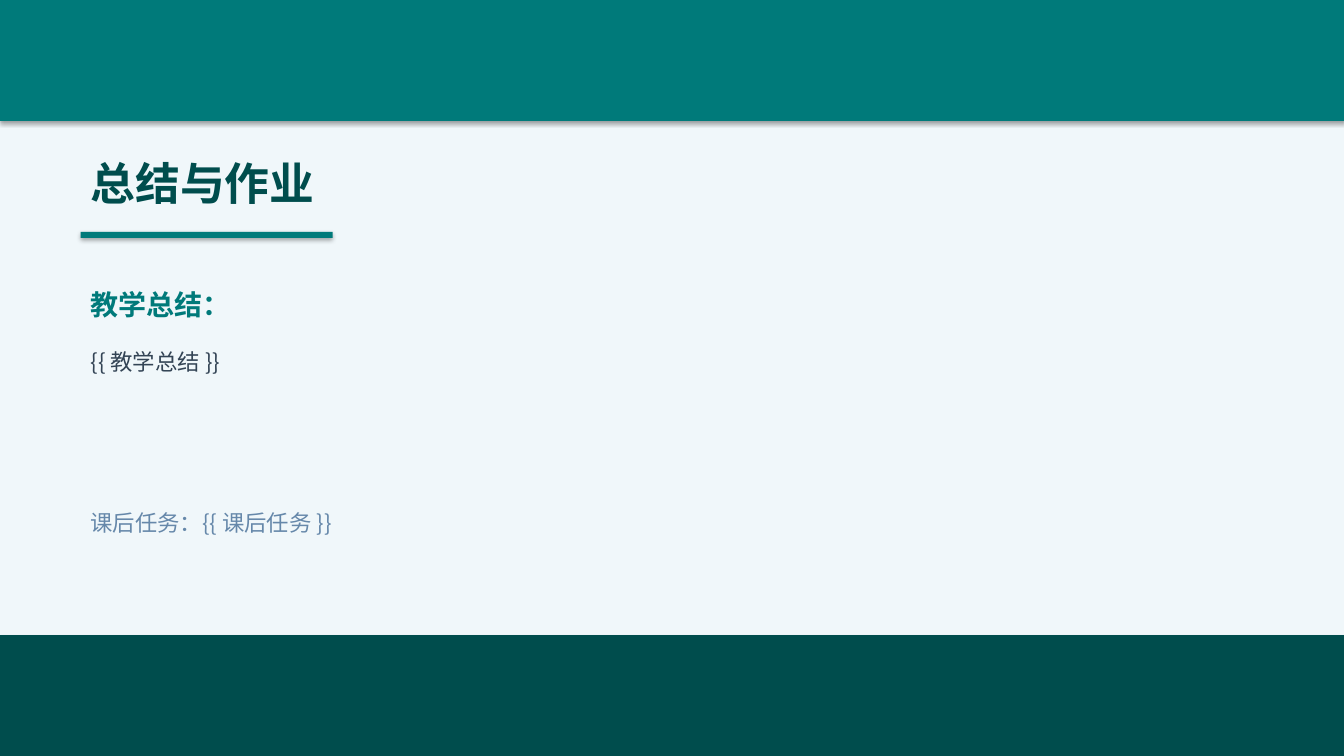
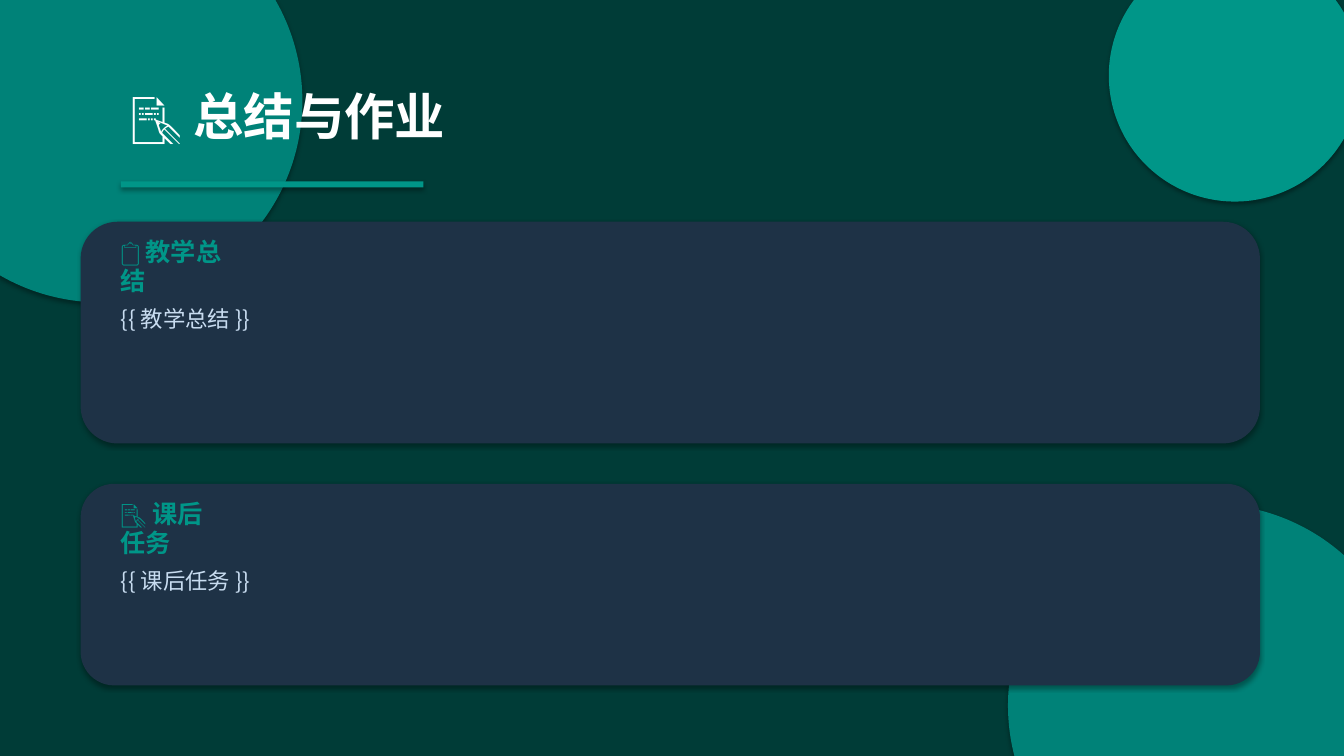
Before and after one commit to KK985956/water-intelligent-teaching, a slide deck: slide 9 of backend/data/template_water_engineering.pptx. Drawn at 1344x756 pixels with LibreOffice and Linux fonts; fonts in the diff are those of the drawing. Boxes give left, top, right and bottom in pixels: in the first picture for what was removed or moved away, otherwise in the second. Text is boxed around its words. In the diff, an @@ line names an element or a change of style, - is before the commit and + after.

```diff
--- a/backend/data/template_water_engineering.pptx
+++ b/backend/data/template_water_engineering.pptx
@@ background #F0F7FA to #FFFFFF @@
@@ rectangle: place and size @@
-rectangle at (0,0,1344,121)
+rectangle at (0,0,1344,756)
@@ rectangle at (0,0,1344,756): fill #007A7A to #003C37 @@
@@ ellipse added at (0,0,302,302), fill #008278 @@
@@ ellipse added at (1109,0,1344,202), fill #009688 @@
@@ text at (193,84,445,148): text changed; size 32 to 36 pt; text colour #004D4D to #FFFFFF @@
-总结与作业
+📝 总结与作业
@@ rectangle: place and size @@
-rectangle at (81,232,333,238)
+rectangle at (121,181,423,188)
@@ rectangle at (121,181,423,188): fill #007A7A to #009688 @@
@@ rounded rectangle added at (81,222,1260,444), fill #1E3246 @@
@@ text at (121,239,222,292): text changed; size 16 to 18 pt; text colour #334455 to #009688; bold on @@
-{{ 教学总结 }}
+📋 教学总结
@@ text at (141,308,230,329): text changed; size 20 to 16 pt; text colour #007A7A to #C8DCF0; bold off @@
-教学总结：
+{{ 教学总结 }}
@@ rounded rectangle added at (81,484,1260,686), fill #1E3246 @@
@@ text added at (121,502,202,554), 18 pt, text #009688, bold @@
+📝 课后任务
@@ ellipse added at (1008,504,1344,756), fill #008278 @@
@@ text at (141,570,230,591): text changed; text colour #6688AA to #C8DCF0 @@
-课后任务：{{ 课后任务 }}
+{{ 课后任务 }}
@@ rectangle removed at (0,635,1344,756) @@
```
Also in this commit, not shown: 8 other slides changed, 3 other files.
